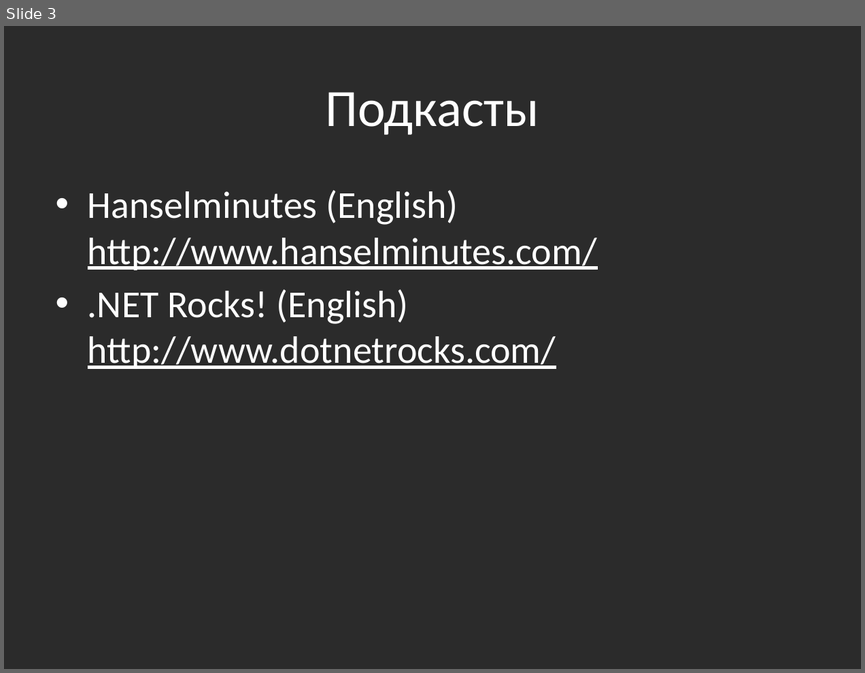
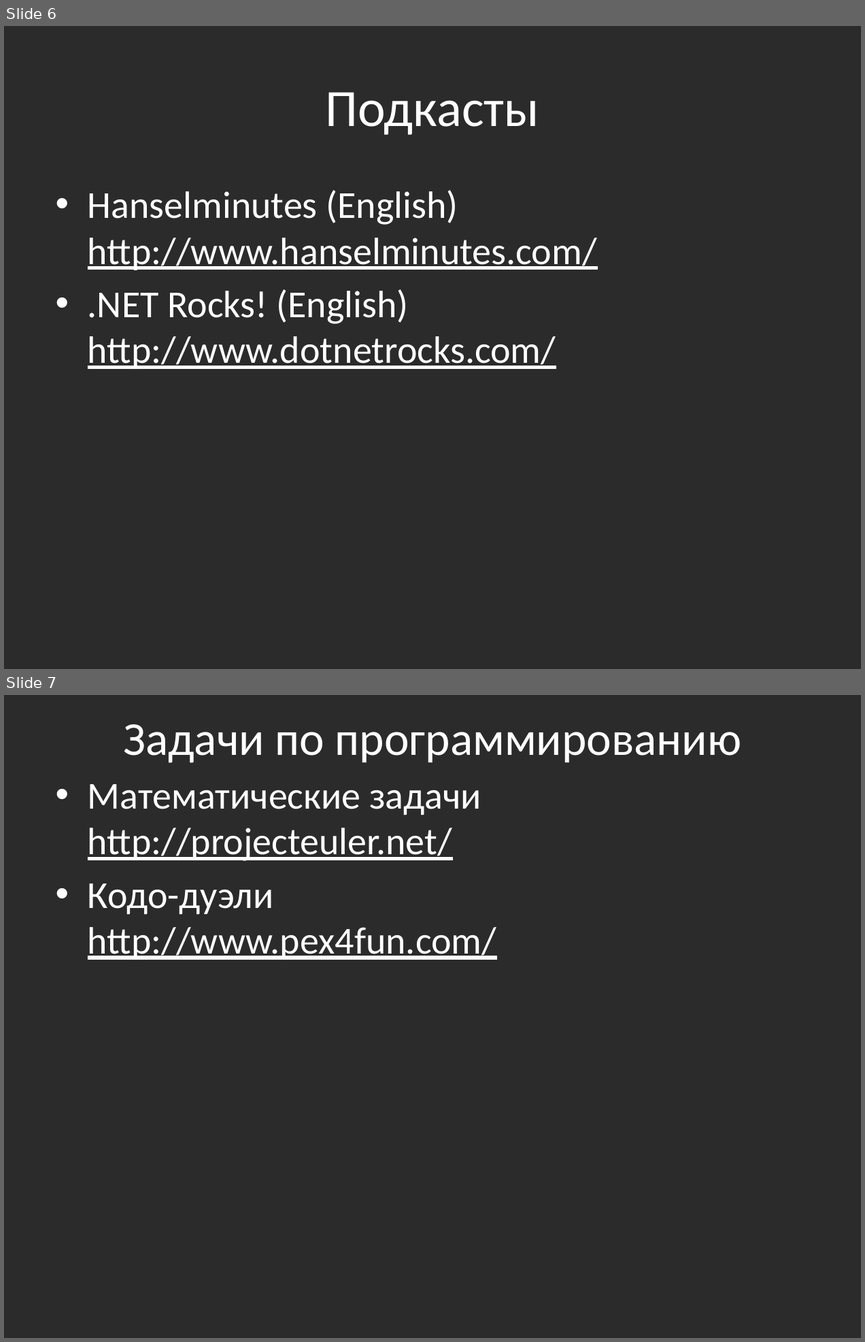
Before and after one commit to bazile/Training, a slide deck: Presentation/that-is-all-folks.pptx. Shown one above the other, each under a label of ours: slide 3 before the commit, slides 6 and 7 after it. The pictures are 865x673 and 865x1342 pixels, drawn with LibreOffice and Linux fonts; fonts in the diff are those of the drawing; background and template pictures are left out; a plain dark background stands for a picture behind light text. Boxes give left, top, right and bottom in pixels: in the first picture for what was removed or moved away, otherwise in the second. Text is boxed around its words. In the diff, an @@ line names an element or a change of style, - is before the commit and + after.

```diff
--- a/Presentation/that-is-all-folks.pptx
+++ b/Presentation/that-is-all-folks.pptx
@@ slide 7 added at (4, 695, 861, 1338), background picture (left out) @@
@@ title added at (123, 724, 741, 763), 39.6 pt, text #FFFFFF @@
+Задачи по программированию
@@ text added at (88, 784, 496, 960), 32 pt, text #FFFFFF, underline @@
+• Математические задачи
+  http://projecteuler.net/
+• Кодо-дуэли
+  http://www.pex4fun.com/
@@ what was slide 3 is now slide 6 @@
```
Also in this commit, not shown: 1 slide changed, 4 other slides added, 5 other files.
